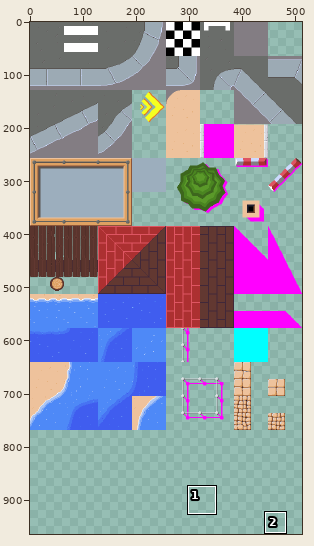
A pixel-art file gets an edit: core/assets-src/maps/city.ase. The picture above shows the old version from afar; the outline marks the close-up.
Close-up. As it was:
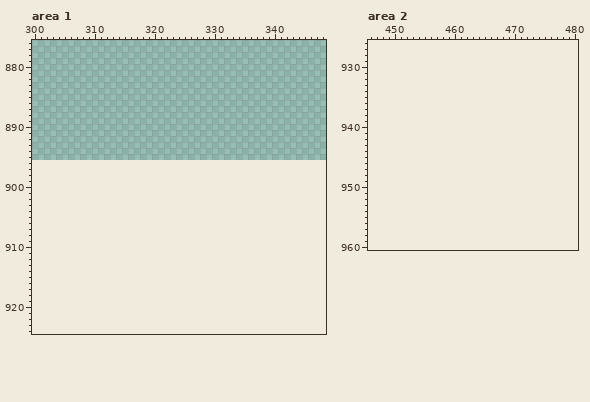
512x896 pixels, 1 frame. Shown: area 1: x 300..348, y 876..924; area 2: x 446..480, y 926..960. The old version is drawn lined up with the new one, on the new canvas. The wide view leaves out empty margins. The commit also changed other parts of the picture, which this record leaves out.
Palette (. is transparent): 
Pixels before, area 1 (only the part around the change), first column x 300:
876 .................................................
877 .................................................
878 .................................................
879 .................................................
880 .................................................
881 .................................................
882 .................................................
883 .................................................
884 .................................................
885 .................................................
886 .................................................
887 .................................................
888 .................................................
889 .................................................
890 .................................................
891 .................................................
892 .................................................
893 .................................................
894 .................................................
895 .................................................
896 .................................................
897 .................................................
898 .................................................
899 .................................................
900 .................................................
901 .................................................
902 .................................................
903 .................................................
904 .................................................
905 .................................................
906 .................................................
907 .................................................
908 .................................................
909 .................................................
910 .................................................
911 .................................................
912 .................................................
913 .................................................
914 .................................................
915 .................................................
916 .................................................
917 .................................................
918 .................................................
919 .................................................
920 .................................................
921 .................................................
922 .................................................
923 .................................................
924 .................................................
New version:
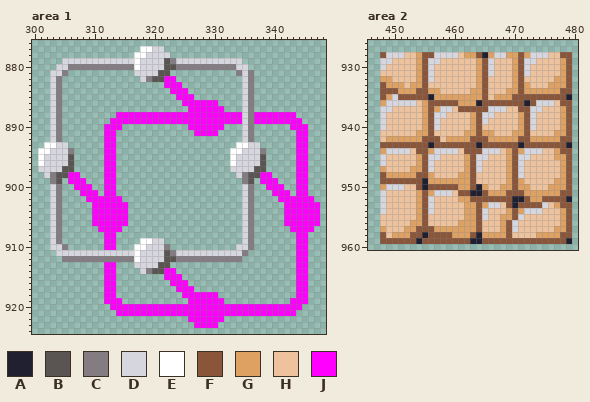
Colours new in this view: A #202031  B #5a5552  C #837d83  D #d5d6de  E #ffffff  F #8b5539  G #dea162  H #eec29c  J #ff00ff
Changes in this commit:
canvas 512x896 -> 512x1024
Changed rows in their new state; - is an unchanged pixel.
Area 1:
first column x 301:
877 -----------------EEDD--------------------------
878 ----------------EEDDDD-------------------------
879 ----DDDDDDDDDDDDEDDDDBCDDDDDDDDDDD-------------
880 ---DDCCCCCCCCCCCEDDDDBBCCCCCCCCCCDD------------
881 --DDC-----------DDDDBB-----------CDC-----------
882 --DC-------------DCBBJJ-----------DC-----------
883 --DC-----------------JJJ----------DC-----------
884 --DC------------------JJJ---------DC-----------
885 --DC-------------------JJJ--------DC-----------
886 --DC--------------------JJJJJJ----DC-----------
887 --DC---------------------JJJJJJ---DC-----------
888 --DC---------JJJJJJJJJJJJJJJJJJJJJDCJJJJJJJ----
889 --DC--------JJJJJJJJJJJJJJJJJJJJJJDCJJJJJJJJ---
890 --DC-------JJJ-----------JJJJJJ---DC------JJJ--
891 --DC-------JJ-------------JJJJ----DC-------JJ--
892 --DC-------JJ---------------------DC-------JJ--
893 -EEDD------JJ--------------------EEDD------JJ--
894 EEDDDC-----JJ-------------------EEDDDC-----JJ--
895 EDDDDB-----JJ-------------------EDDDDB-----JJ--
896 EDDDDB-----JJ-------------------EDDDDB-----JJ--
897 DDDDBB-----JJ-------------------DDDDBB-----JJ--
898 -DCBBJJ----JJ--------------------DCBBJJ----JJ--
899 --CB-JJJ---JJ---------------------CB-JJJ---JJ--
900 --DC--JJJ--JJ---------------------DC--JJJ--JJ--
901 --DC---JJJ-JJ---------------------DC---JJJ-JJ--
902 --DC----JJJJJJ--------------------DC----JJJJJJ-
903 --DC-----JJJJJJ-------------------DC-----JJJJJJ
904 --DC-----JJJJJJ-------------------DC-----JJJJJJ
905 --DC-----JJJJJJ-------------------DC-----JJJJJJ
906 --DC-----JJJJJJ-------------------DC-----JJJJJJ
907 --DC------JJJJ--------------------DC------JJJJ-
908 --DC-------JJ---------------------DC-------JJ--
909 --DC-------JJ----EEDD-------------DC-------JJ--
910 --DDC------JJ---EEDDDC-----------DDC-------JJ--
911 ---DDDDDDDDDDDDDEDDDDBCDDDDDDDDDDDC--------JJ--
912 ----CCCCCCCCCCCCEDDDDBBCCCCCCCCCCC---------JJ--
913 -----------JJ---DDDDBB---------------------JJ--
914 -----------JJ----DCBBJJ--------------------JJ--
915 -----------JJ--------JJJ-------------------JJ--
916 -----------JJ---------JJJ------------------JJ--
917 -----------JJ----------JJJ-----------------JJ--
918 -----------JJ-----------JJJJJJ-------------JJ--
919 -----------JJJ-----------JJJJJJ-----------JJJ--
920 ------------JJJJJJJJJJJJJJJJJJJJJJJJJJJJJJJJ---
921 -------------JJJJJJJJJJJJJJJJJJJJJJJJJJJJJJ----
922 -------------------------JJJJJJ----------------
923 --------------------------JJJJ-----------------
Area 2:
first column x 448:
928 FDDDHHGFFDDDDHGGFAGDDGGFGDDDHHFF
929 DDHHHHGFDDHHHHHHGFDHHHGFDDHHHHGF
930 DHHHHHGFDHHHHHHHGFDHHHGFDHHHHHGF
931 HHHHHHGFDHHHHHHHGFDHHHGFDHHHHHGF
932 GGHHHHGFDHHHHHHHGFHHHHGFHHHHHGGF
933 FGGGHGGFHHHHHHHHGFHHHHGFGHHHGGGF
934 FFFGGGFFGGHHHHHGGFHHHGGFGGGGGGFF
935 FGDFFFFFAGGGGGGGGFHGGGFFFFFFFFFA
936 GDDDDDHGFFFFFGGGAFFFFFFFAFDDDHFF
937 DDHHHHHGFGDDHFFFFFDDDHHFFDDHHHGF
938 DHHHHHHGFDDHHHHGFDDHHHHGFDHHHHGF
939 DHHHHHHGFDHHHHHGFDHHHHHGFDHHHHGF
940 DHHHHHHGFDHHHHHGFHHHHHHGFDHHHHGF
941 HHHHHHGGFHHHHHGGFGGHHHGGFHHHHGGF
942 HGGGGGGFFFHGGGGFFFGGGGGFFGGGGGFF
943 FFFFFFFFAFFFFFFFAFFFFFFAFFFFFFFA
944 GDDDDHFFGDDDDHFFFDDDHGFGDDDHHGFF
945 DHHHHHGFDDHHHHGFDDHHHGFDDHHHHGGF
946 DHHHHHGFDHHHHHGFDHHHHGFDHHHHHHGF
947 GHHHHGGFDHHHHHGFDHHHHGFDHHHHHHGF
948 FGGGGGFFGHHHHGGFHHHHHGFDHHHHHHGF
949 FFFFFFFAGGGGGGGFHHHHHGFGHHHHHGGF
950 GDDDHHFAFFFFFGGFAGHHGGFGGHHHGGGF
951 DHHHHHGFGDDDHFFAAFGGGFFFGGGGGGFF
952 DHHHHHGFDHHHHGGFFFFFFFAAFGGFFFFA
953 DHHHHHGFDHHHHHGGFGDDHFAFFFFDHGFF
954 DHHHHHGFDHHHHHGGFDHHHGFGDDDHHHGF
955 HHHHHHGFHHHHHHGGFDHHGGFDHHHHHHGF
956 HHHHHGGFHHHHHGGGFHHHGFDHHHHHHHGF
957 GHHHGGFFFGGGGGGGFHHHGFDHHHHHHGGF
958 FHGGGFFAFFFFGGGFAGGGGFHHHHGGGGFF
959 FFFFFFAFFFFFFFFAAFFFFFFFFFFFFFFA
Boxes around the changes in both close-ups, in picture pixels (x1, y1, x2, y2):
added: (38, 46, 320, 328)
added: (380, 52, 572, 244)
